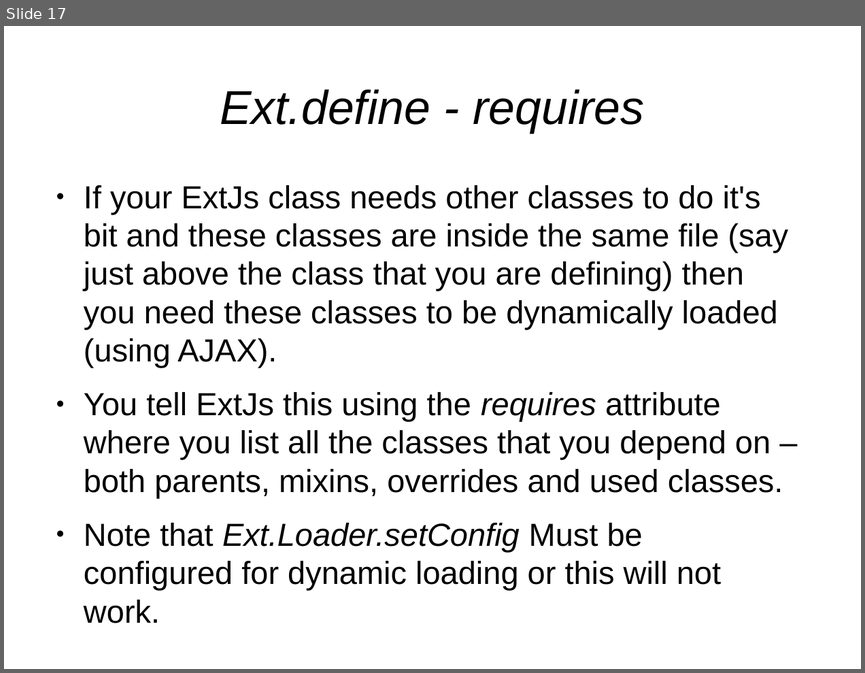
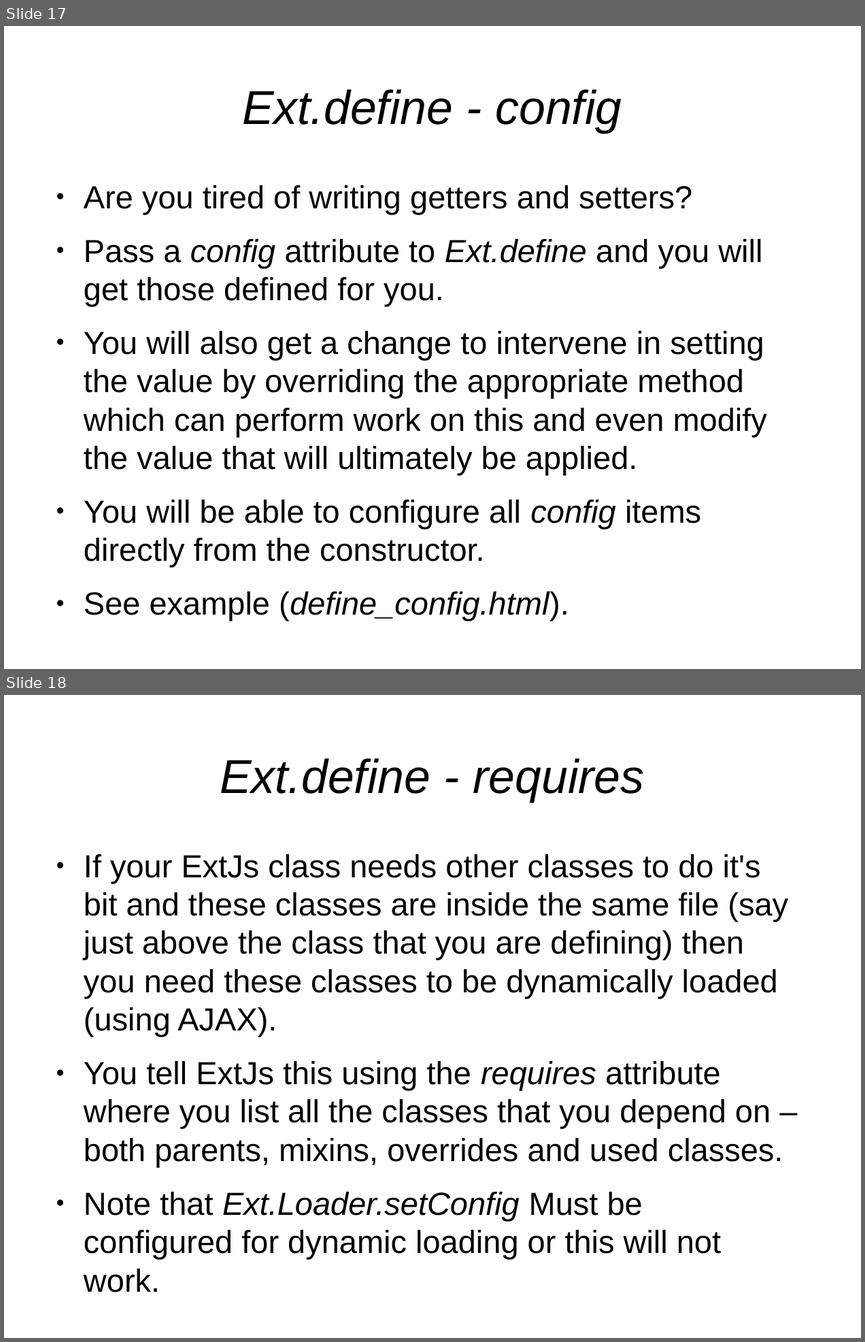
Before and after one commit to veltzer/demos, a slide deck: javascript/extjs/doc/extjs_oo.odp. Shown one above the other, each under a label of ours: slide 17 before the commit, slides 17 and 18 after it. The pictures are 865x673 and 865x1342 pixels, drawn with LibreOffice and Linux fonts; fonts in the diff are those of the drawing. Boxes give left, top, right and bottom in pixels: in the first picture for what was removed or moved away, otherwise in the second. Text is boxed around its words. In the diff, an @@ line names an element or a change of style, - is before the commit and + after.

```diff
--- a/javascript/extjs/doc/extjs_oo.odp
+++ b/javascript/extjs/doc/extjs_oo.odp
@@ slide 17 added at (x1=4, y1=26, x2=861, y2=669), background #FFFFFF @@
@@ title added at (x1=242, y1=89, x2=621, y2=133), 44 pt, text #000000, italic @@
+Ext.define - config
@@ text added at (x1=84, y1=185, x2=767, y2=567), 29.6 pt, text #000000 @@
+● Are you tired of writing getters and setters?
+● Pass a config attribute to Ext.define and you will get those defined for you.
+● You will also get a change to intervene in setting the value by overriding the appropriate method which can perform work on this and even modify the value that will ultimately be applied.
+● You will be able to configure all config items directly from the constructor.
+● See example (define_config.html).
@@ what was slide 17 is now slide 18 @@
```
Also in this commit, not shown: 1 slide changed, 2 other files.
